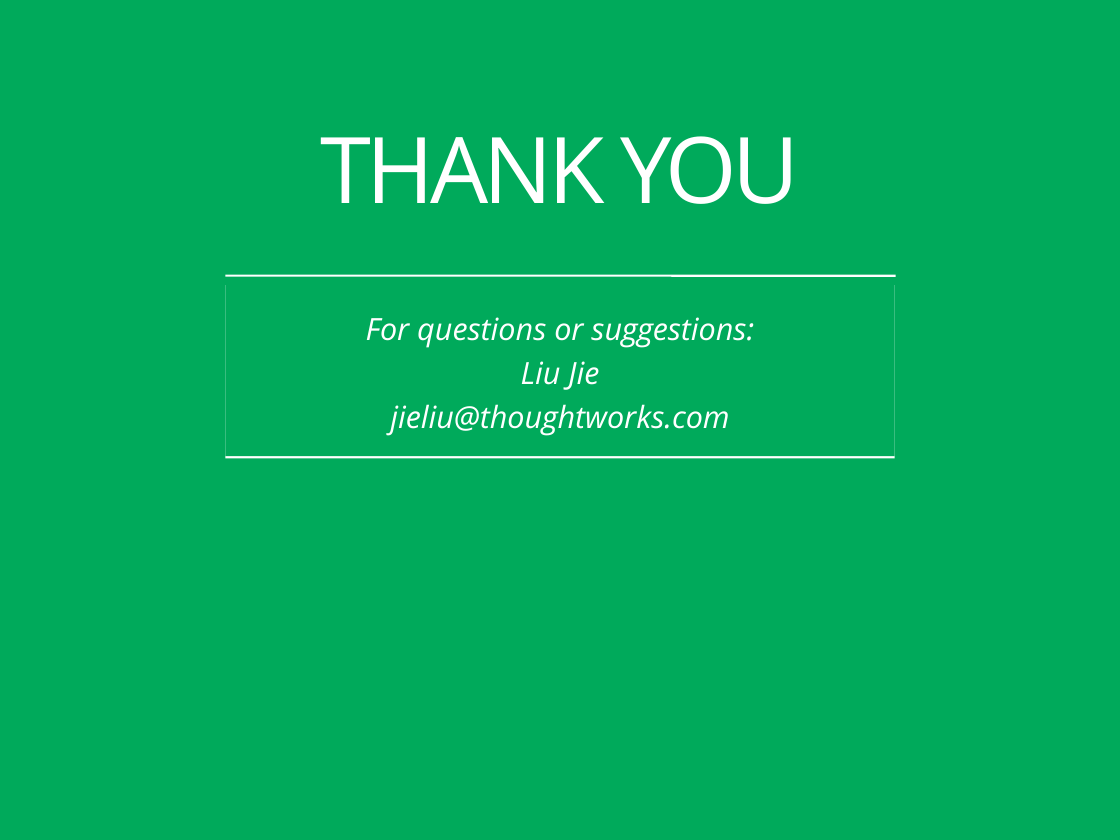
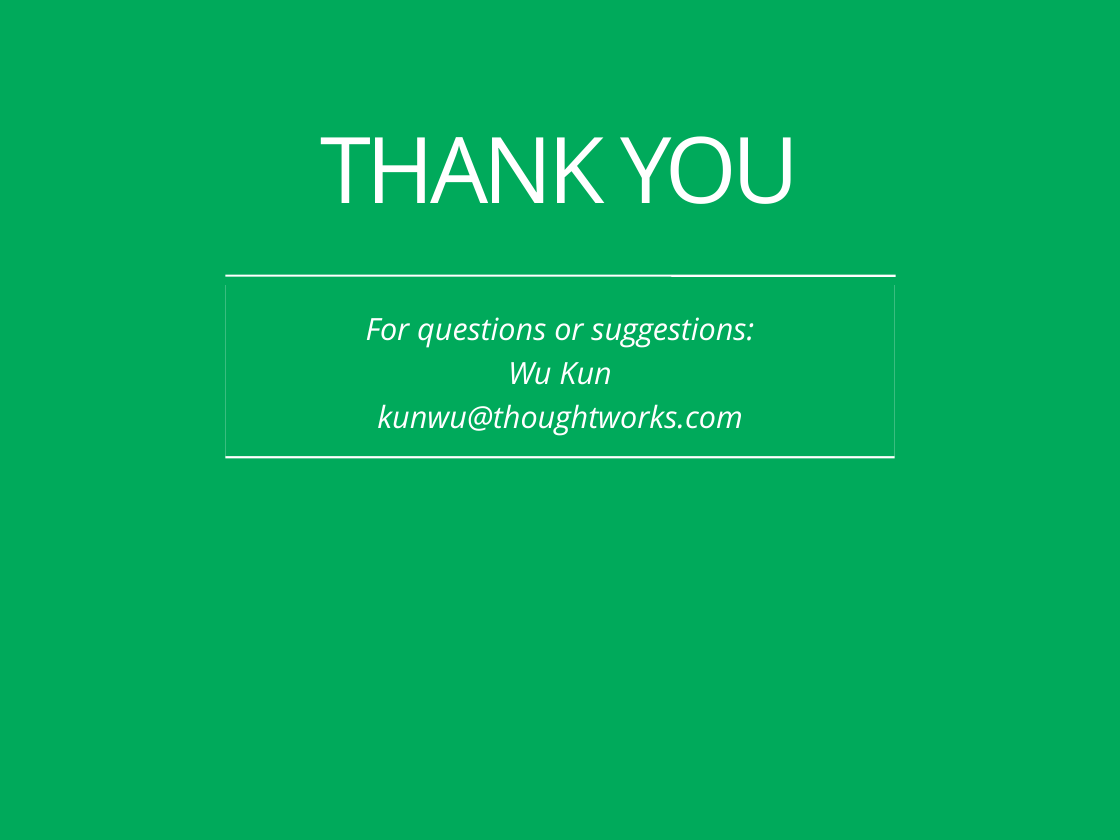
Before and after one commit to coney/c-training, a slide deck: slide 22 of Debug/session2/Debugging Workshop 2.pptx. Drawn at 1120x840 pixels with LibreOffice and Linux fonts; fonts in the diff are those of the drawing; background and template pictures are left out. Boxes give left, top, right and bottom in pixels: in the first picture for what was removed or moved away, otherwise in the second. Text is boxed around its words. In the diff, an @@ line names an element or a change of style, - is before the commit and + after.

Commit message:
update author

```diff
--- a/Debug/session2/Debugging Workshop 2.pptx
+++ b/Debug/session2/Debugging Workshop 2.pptx
@@ text at box(377, 362, 743, 436): text changed @@
-Liu Jie
-jieliu@thoughtworks.com
+Wu Kun
+kunwu@thoughtworks.com
```
